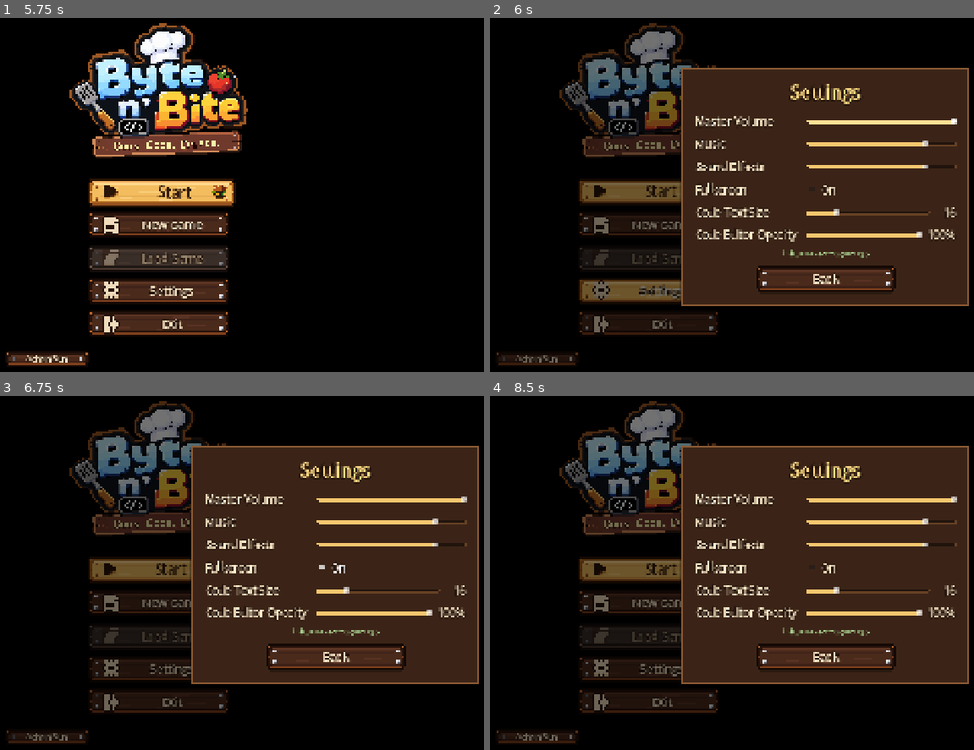
Above: before the commit, frames 1-4 (two rows, left to right).
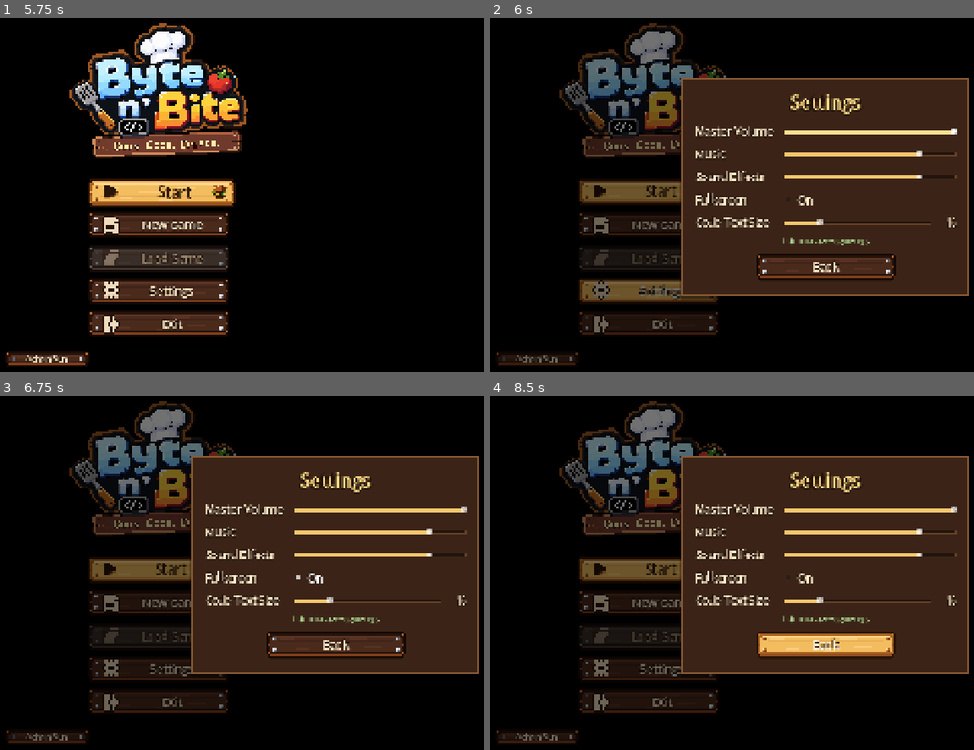
Above: after the commit, the same moments.

Repository: cgpatz/Byte-n-Bite
Game: Godot game, scene res://scenes/main_menu/MainMenu.tscn
Two runs of this game, one before a commit and one after it. Both use one fixed random seed, a clock stepped at 60 frames per second and the inputs below. Video files are missing from this copy of the repository; at most half a second of black plays in their place.
Inputs (mouse positions are in pixels of both pictures, inside the frame that each line leads up to):
- Up to frame 1 (5.75 s): click "Start" at 0.5 s; click (333, 156) at 1.27 s; type "Alex" at 1.35 s; click (333, 198) at 1.5 s; type "Alex" at 1.58 s; click "Start" at 2 s; click "New Game" at 2.75 s; click "New Game" at 3.5 s; click "Admin Run" at 4.25 s; click "Back" at 5 s
- Up to frame 2 (6 s): click "Settings" at 5.75 s
- Up to frame 3 (6.75 s): click "On" at 6.5 s
- Up to frame 4 (8.5 s): tap Enter at 7.25 s; move the mouse to (973, 544) at 7.27 s; hold D (move_right) 7.28-8 s; hold E (interact) 7.28-8 s; click (973, 544) at 7.42 s; tap Space at 7.52, 8 s; drag from (688, 583) to (790, 640) at 8.02 s

Frame 1 is identical in both runs. In frame 2, 12% of the frame differs, in the area x 39-99%, y 14-82%; in frame 3, 12%; in frame 4, 13%.

Commit message:
Code editor: opacity control moved from Settings to the editor's title row (beside Library); editor a bit wider
Co-Authored-By: Claude Opus 5.5 <noreply@anthropic.com>
Claude-Session: https://claude.ai/code/session_01NeiSajwQCLTWBjc7kvo1js

Diff:
--- a/scenes/ui/programming_panel/ProgrammingPanel.tscn
+++ b/scenes/ui/programming_panel/ProgrammingPanel.tscn
@@ -35,7 +35,7 @@
 anchor_left = 1.0
 anchor_right = 1.0
 anchor_bottom = 1.0
-offset_left = -724.0
+offset_left = -824.0
 offset_top = 24.0
 offset_right = -24.0
 offset_bottom = -24.0
--- a/scenes/ui/programming_panel/programming_panel.gd
+++ b/scenes/ui/programming_panel/programming_panel.gd
@@ -29,7 +29,7 @@
 var _lib_list: VBoxContainer
 var _lib_toggle: Button
 var _exec_line := -1
-const MIN_SIZE := Vector2(460, 380)
+const MIN_SIZE := Vector2(600, 380)
 const LIB_WIDTH := 420.0
 const GRIP := 30.0
 var _panel: PanelContainer
@@ -421,7 +421,7 @@
 
 func _default_rect() -> Rect2:
 	var vs := size
-	return Rect2(vs.x - 724.0, 24.0, 700.0, minf(vs.y - 48.0, 860.0))
+	return Rect2(vs.x - 824.0, 24.0, 800.0, minf(vs.y - 48.0, 860.0))
 
 
 func _current_rect() -> Rect2:
@@ -537,6 +537,7 @@
 	var head: HBoxContainer = $Panel/VBox/HeaderRow
 	head.add_child(_lib_toggle)
 	head.move_child(_lib_toggle, close_button.get_index())
+	_build_opacity_button(head)
 
 	_lib_panel = PanelContainer.new()
 	_lib_panel.theme_type_variation = &"WoodPanel"
@@ -669,3 +670,65 @@
 	code_edit.insert_text_at_caret(code)
 	_log("[color=#ffd27a]Copied \"%s\" into this program. This copy is used instead of the Library version, so you can change it freely.[/color]" % slot.name)
 	code_edit.grab_focus()
+
+
+# --- Opacity control (beside the Library button) -----------------------------------
+
+var _opacity_btn: Button
+var _opacity_pop: PopupPanel
+var _opacity_slider: HSlider
+
+
+## "◐ 100%" button in the title row: opens a small slider that makes the editor
+## (and Library drawer) see-through, 30%-100%, so the kitchen shows behind it.
+## The value is saved with the other settings.
+func _build_opacity_button(head: HBoxContainer) -> void:
+	_opacity_btn = Button.new()
+	_opacity_btn.custom_minimum_size = Vector2(96, 40)
+	_opacity_btn.focus_mode = Control.FOCUS_NONE
+	_opacity_btn.add_theme_font_size_override("font_size", 17)
+	_opacity_btn.tooltip_text = "Editor opacity"
+	head.add_child(_opacity_btn)
+	head.move_child(_opacity_btn, _lib_toggle.get_index())
+	_opacity_pop = PopupPanel.new()
+	var sb := StyleBoxFlat.new()
+	sb.bg_color = Color(0.17, 0.11, 0.08, 0.98)
+	sb.border_color = Color(0.93, 0.72, 0.38)
+	sb.set_border_width_all(3)
+	sb.set_corner_radius_all(8)
+	sb.content_margin_left = 14
+	sb.content_margin_right = 14
+	sb.content_margin_top = 10
+	sb.content_margin_bottom = 10
+	_opacity_pop.add_theme_stylebox_override("panel", sb)
+	var v := VBoxContainer.new()
+	v.add_theme_constant_override("separation", 6)
+	_opacity_pop.add_child(v)
+	var l := Label.new()
+	l.text = "Editor opacity"
+	l.add_theme_font_size_override("font_size", 16)
+	l.add_theme_color_override("font_color", Color(1, 0.86, 0.52))
+	v.add_child(l)
+	_opacity_slider = HSlider.new()
+	_opacity_slider.custom_minimum_size = Vector2(220, 28)
+	_opacity_slider.min_value = 0.3
+	_opacity_slider.max_value = 1.0
+	_opacity_slider.step = 0.05
+	_opacity_slider.value = SettingsManager.code_opacity
+	v.add_child(_opacity_slider)
+	_opacity_slider.value_changed.connect(func(val: float):
+		SettingsManager.code_opacity = val
+		_apply_opacity()
+		_update_opacity_btn())
+	_opacity_pop.popup_hide.connect(SettingsManager.save_settings)
+	add_child(_opacity_pop)
+	_opacity_btn.pressed.connect(func():
+		_opacity_slider.value = SettingsManager.code_opacity
+		var r := _opacity_btn.get_global_rect()
+		_opacity_pop.popup(Rect2i(Vector2i(int(r.position.x), int(r.end.y) + 4), Vector2i(250, 0))))
+	_update_opacity_btn()
+
+
+func _update_opacity_btn() -> void:
+	if _opacity_btn:
+		_opacity_btn.text = "◐ %d%%" % roundi(SettingsManager.code_opacity * 100)
--- a/scenes/ui/settings/settings_menu.gd
+++ b/scenes/ui/settings/settings_menu.gd
@@ -28,7 +28,6 @@
 	sfx_slider.value_changed.connect(_on_sfx_changed)
 	fullscreen_check.toggled.connect(_on_fullscreen_toggled)
 	code_size_slider.value_changed.connect(_on_code_size_changed)
-	_build_opacity_row()
 	back_button.pressed.connect(close)
 
 	master_slider.grab_focus()
@@ -74,149 +73,3 @@
 	SettingsManager.save_settings()
 	closed.emit()
 	queue_free()
-
-
-## Code Editor Opacity: how see-through the code editor window is (30%-100%).
-var _opacity_value: Label
-
-
-func _build_opacity_row() -> void:
-	var grid: GridContainer = code_size_slider.get_parent().get_parent()
-	var label := Label.new()
-	label.text = "Code Editor Opacity"
-	grid.add_child(label)
-	var row := HBoxContainer.new()
-	row.add_theme_constant_override("separation", 16)
-	grid.add_child(row)
-	var slider := HSlider.new()
-	slider.name = "CodeOpacitySlider"
-	slider.custom_minimum_size = Vector2(300, 32)
-	slider.size_flags_horizontal = Control.SIZE_EXPAND_FILL
-	slider.size_flags_vertical = Control.SIZE_SHRINK_CENTER
-	slider.min_value = 0.3
-	slider.max_value = 1.0
-	slider.step = 0.05
-	slider.value = SettingsManager.code_opacity
-	row.add_child(slider)
-	_opacity_value = Label.new()
-	_opacity_value.custom_minimum_size = Vector2(56, 0)
-	_opacity_value.horizontal_alignment = HORIZONTAL_ALIGNMENT_RIGHT
-	row.add_child(_opacity_value)
-	_opacity_value.text = "%d%%" % roundi(SettingsManager.code_opacity * 100)
-	slider.value_changed.connect(func(v: float):
-		SettingsManager.code_opacity = v
-		_opacity_value.text = "%d%%" % roundi(v * 100)
-		SettingsManager.changed.emit()
-		_show_preview())
-	# Show the preview while the slider is hovered, dragged or changed.
-	slider.mouse_entered.connect(_show_preview)
-	slider.focus_entered.connect(_show_preview)
-	slider.drag_started.connect(_show_preview)
-	_op_slider = slider
-	_build_preview()
-	# Room for the extra row.
-	var panel: Control = $Panel
-	panel.offset_top -= 30
-	panel.offset_bottom += 30
-
-
-# --- Code editor preview (for the opacity slider) ---------------------------------
-
-const Art := preload("res://scenes/ui/common/ui_art.gd")
-const PANEL_SCRIPT := preload("res://scenes/ui/programming_panel/programming_panel.gd")
-const PREVIEW_CODE := "void main() {\n    int dish = EGGSILOG;\n    float price = 30.00;\n    go_to(FRIDGE);\n    pick_up(EGG);\n    printf(\"Here's your %s for %.2f\\n\", dish, price);\n}"
-
-var _preview: PanelContainer
-var _preview_boxes: Array[StyleBoxFlat] = []
-var _preview_hide_at := 0.0
-var _op_slider: HSlider
-
-
-## A small copy of the code editor beside the Settings panel, drawn at the
-## chosen opacity, so players can see how see-through it will be.
-func _build_preview() -> void:
-	_preview = PanelContainer.new()
-	_preview.theme_type_variation = &"WoodPanel"
-	_preview.mouse_filter = Control.MOUSE_FILTER_IGNORE
-	_preview.custom_minimum_size = Vector2(480, 0)
-	add_child(_preview)
-	var v := VBoxContainer.new()
-	v.add_theme_constant_override("separation", 6)
-	_preview.add_child(v)
-	var t := Label.new()
-	t.text = "Preview: code editor"
-	t.add_theme_font_size_override("font_size", 22)
-	t.add_theme_color_override("font_color", Color(1, 0.86, 0.52))
-	v.add_child(t)
-	var ce := CodeEdit.new()
-	ce.text = PREVIEW_CODE
-	ce.editable = false
-	ce.custom_minimum_size = Vector2(0, 190)
-	ce.gutters_draw_line_numbers = true
-	ce.add_theme_font_override("font", Art.mono())
-	ce.add_theme_font_size_override("font_size", 15)
-	ce.add_theme_color_override("font_readonly_color", Color(0.92, 0.9, 0.85))
-	ce.add_theme_color_override("background_color", Color(0, 0, 0, 0))
-	ce.add_theme_color_override("current_line_color", Color(0, 0, 0, 0))
-	ce.syntax_highlighter = Art.c_highlighter(PANEL_SCRIPT.C_KEYWORDS, PANEL_SCRIPT.C_UNSUPPORTED)
-	ce.mouse_filter = Control.MOUSE_FILTER_IGNORE
-	var sb := _code_box()
-	ce.add_theme_stylebox_override("normal", sb)
-	ce.add_theme_stylebox_override("read_only", sb)
-	v.add_child(ce)
-	var out_l := Label.new()
-	out_l.text = "Output"
-	out_l.add_theme_font_size_override("font_size", 15)
-	v.add_child(out_l)
-	var out := Label.new()
-	out.text = "Here's your EGGSILOG for 30.00"
-	out.add_theme_font_size_override("font_size", 14)
-	out.add_theme_color_override("font_color", Color(0.75, 0.9, 0.65))
-	out.add_theme_stylebox_override("normal", _code_box())
-	v.add_child(out)
-	_preview.modulate.a = 0.0
-	_preview.hide()
-
-
-func _code_box() -> StyleBoxFlat:
-	var sb := StyleBoxFlat.new()
-	sb.bg_color = Color(0.1, 0.08, 0.07)
-	sb.border_color = Color(0.4, 0.25, 0.14)
-	sb.set_border_width_all(3)
-	sb.set_corner_radius_all(4)
-	sb.content_margin_left = 10
-	sb.content_margin_right = 10
-	sb.content_margin_top = 8
-	sb.content_margin_bottom = 8
-	_preview_boxes.append(sb)
-	return sb
-
-
-func _show_preview() -> void:
-	if _preview == null:
-		return
-	var o := clampf(SettingsManager.code_opacity, 0.3, 1.0)
-	_preview.self_modulate.a = o
-	for sb in _preview_boxes:
-		sb.bg_color.a = o
-	var panel: Control = $Panel
-	_preview.reset_size()
-	var vs := get_viewport_rect().size
-	var x := panel.global_position.x + panel.size.x + 24.0
-	if x + _preview.size.x > vs.x - 12.0:
-		x = maxf(12.0, panel.global_position.x - _preview.size.x - 24.0)
-	_preview.global_position = Vector2(x, panel.global_position.y + panel.size.y - _preview.size.y - 40.0)
-	_preview.show()
-	_preview.modulate.a = 1.0
-	$Dim.modulate.a = 0.35  # lighten the dim so the scene behind shows through
-	_preview_hide_at = Time.get_ticks_msec() + 2500
-
-
-func _process(_delta: float) -> void:
-	if _op_slider and _preview and _preview.visible and (_op_slider.has_focus() or _op_slider.get_global_rect().has_point(get_global_mouse_position())):
-		_preview_hide_at = Time.get_ticks_msec() + 1500
-	if _preview and _preview.visible and Time.get_ticks_msec() > _preview_hide_at:
-		_preview.modulate.a = maxf(0.0, _preview.modulate.a - 0.08)
-		if _preview.modulate.a <= 0.0:
-			_preview.hide()
-			$Dim.modulate.a = 1.0
